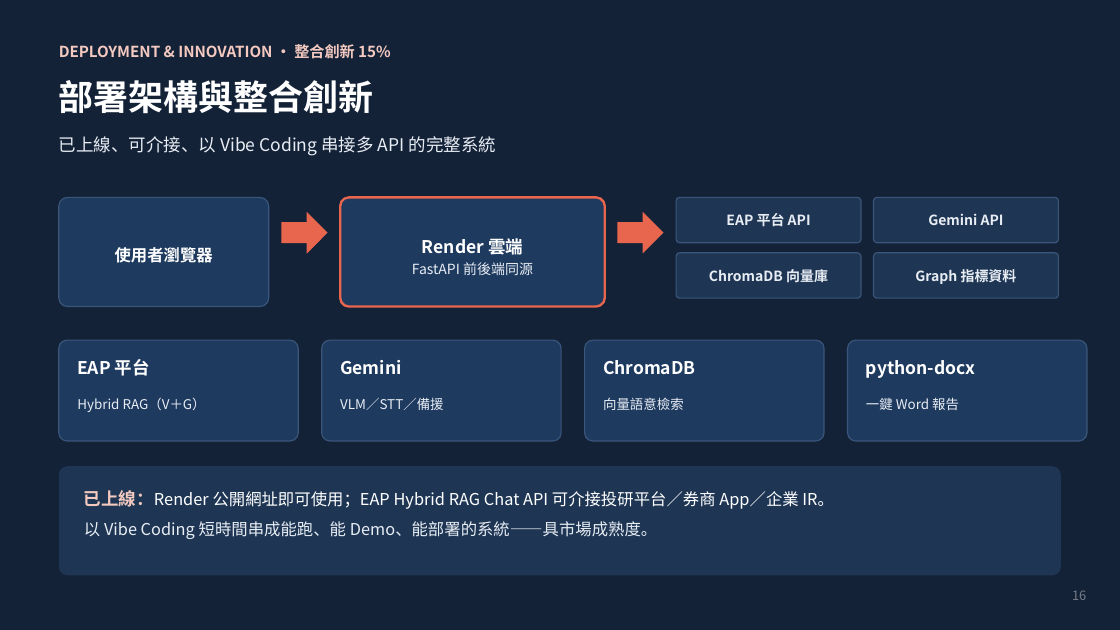
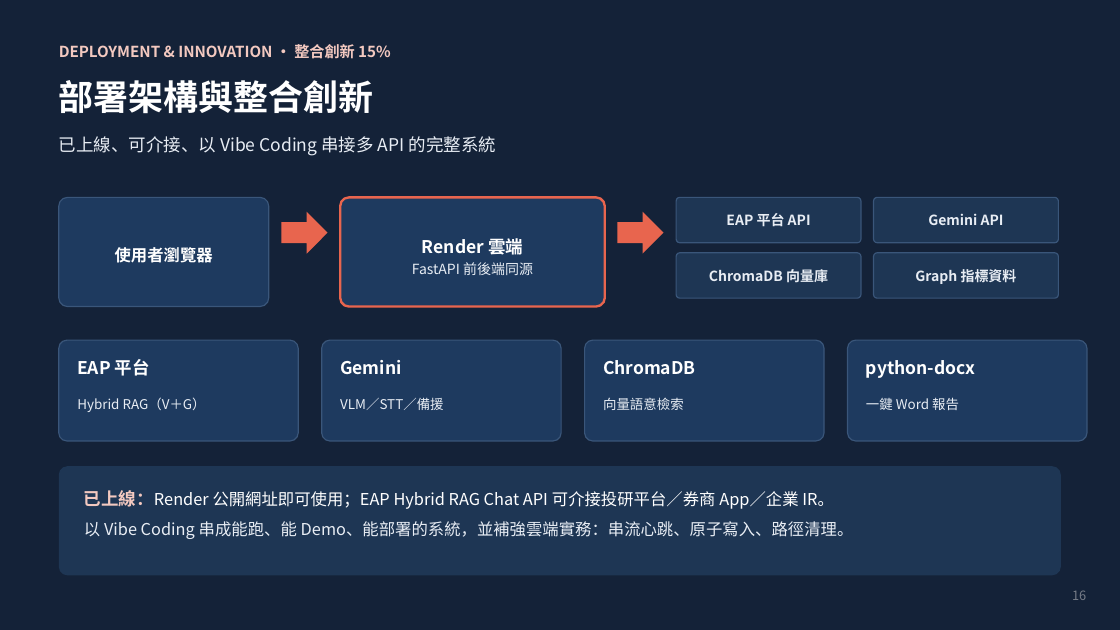
Before and after one commit to WangChiaChen/hybrid-rag-project, a slide deck: slide 16 of 比賽簡報_升級版.pptx. Drawn at 1120x630 pixels with LibreOffice and Linux fonts; fonts in the diff are those of the drawing. Boxes give left, top, right and bottom in pixels: in the first picture for what was removed or moved away, otherwise in the second. Text is boxed around its words. In the diff, an @@ line names an element or a change of style, - is before the commit and + after.

```diff
--- a/比賽簡報_升級版.pptx
+++ b/比賽簡報_升級版.pptx
@@ text at <box>84,521,854,539</box>: text changed @@
-以 Vibe Coding 短時間串成能跑、能 Demo、能部署的系統——具市場成熟度。
+以 Vibe Coding 串成能跑、能 Demo、能部署的系統，並補強雲端實務：串流心跳、原子寫入、路徑清理。
```
Also in this commit, not shown: 2 other slides changed, 1 other file.
